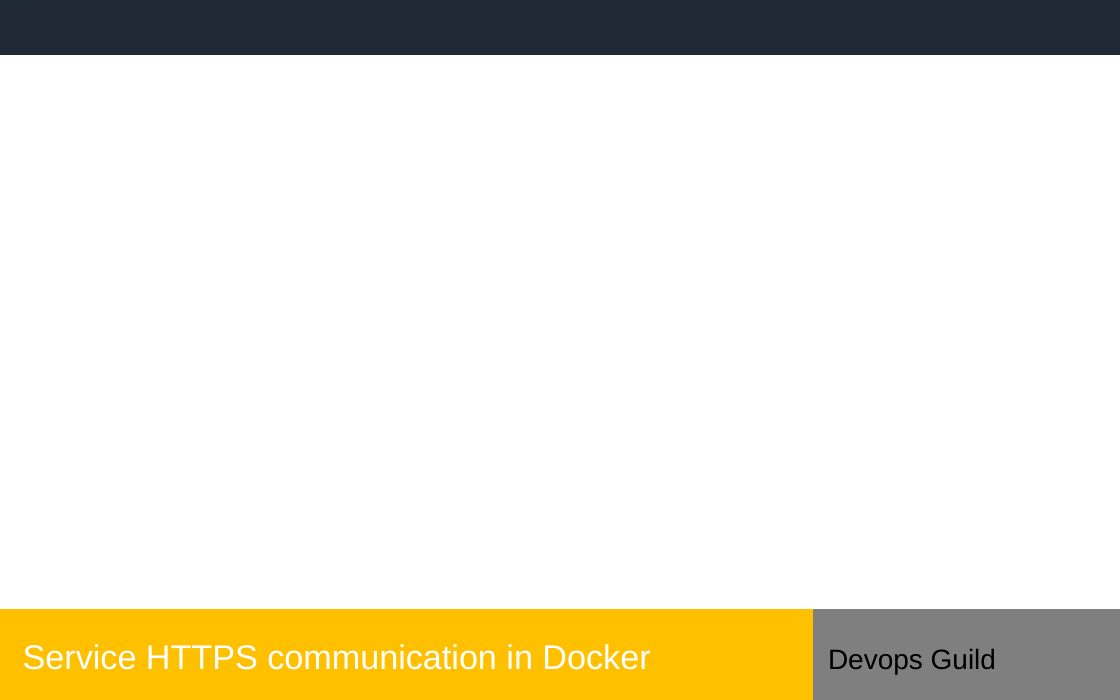
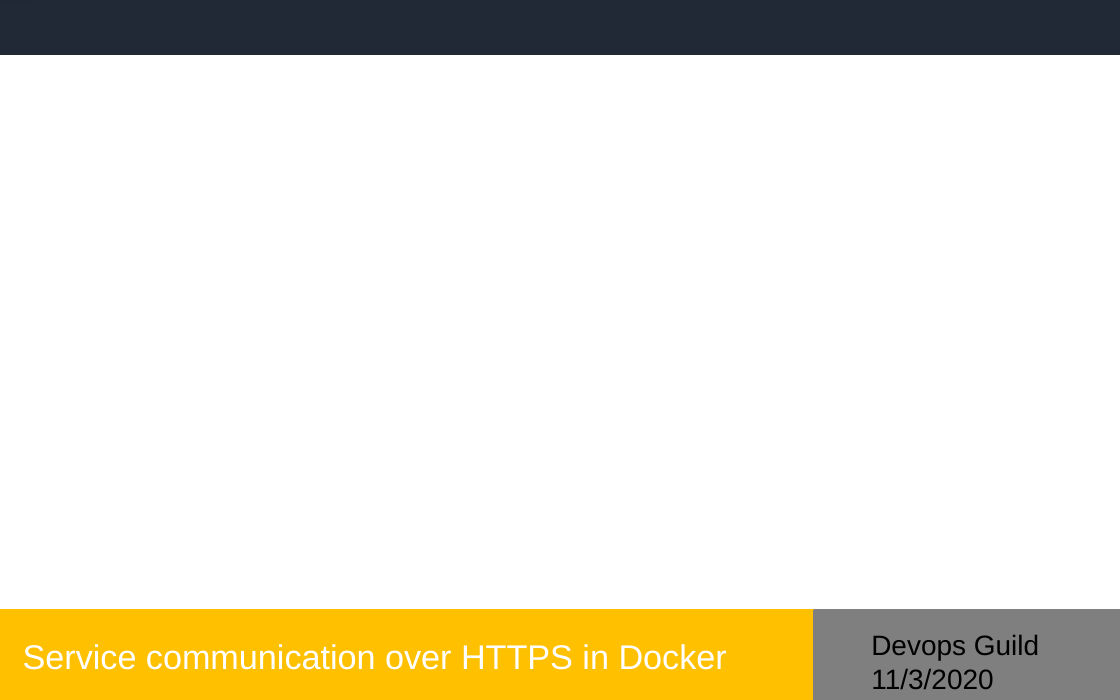
Before and after one commit to slomangino123/load-balanced-services, a slide deck: slide 1 of presentation.pptx. Drawn at 1120x700 pixels with LibreOffice and Linux fonts; fonts in the diff are those of the drawing; background and template pictures are left out. Boxes give left, top, right and bottom in pixels: in the first picture for what was removed or moved away, otherwise in the second. Text is boxed around its words. In the diff, an @@ line names an element or a change of style, - is before the commit and + after.

```diff
--- a/presentation.pptx
+++ b/presentation.pptx
@@ title at [23,644,727,670]: text changed @@
-Service HTTPS communication in Docker
+Service communication over HTTPS in Docker
@@ text at [871,635,1039,689]: text changed @@
-Devops Guild
+Devops Guild 11/3/2020
```
Also in this commit, not shown: 3 other slides changed, 14 slides added.
